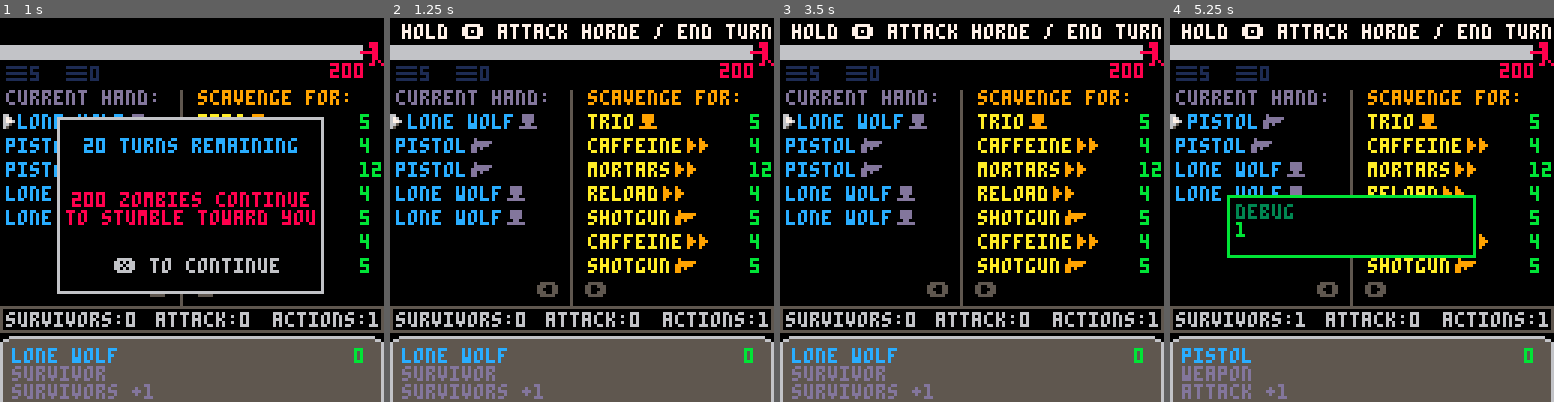
Above: before the commit, frames 1-4 (left to right).
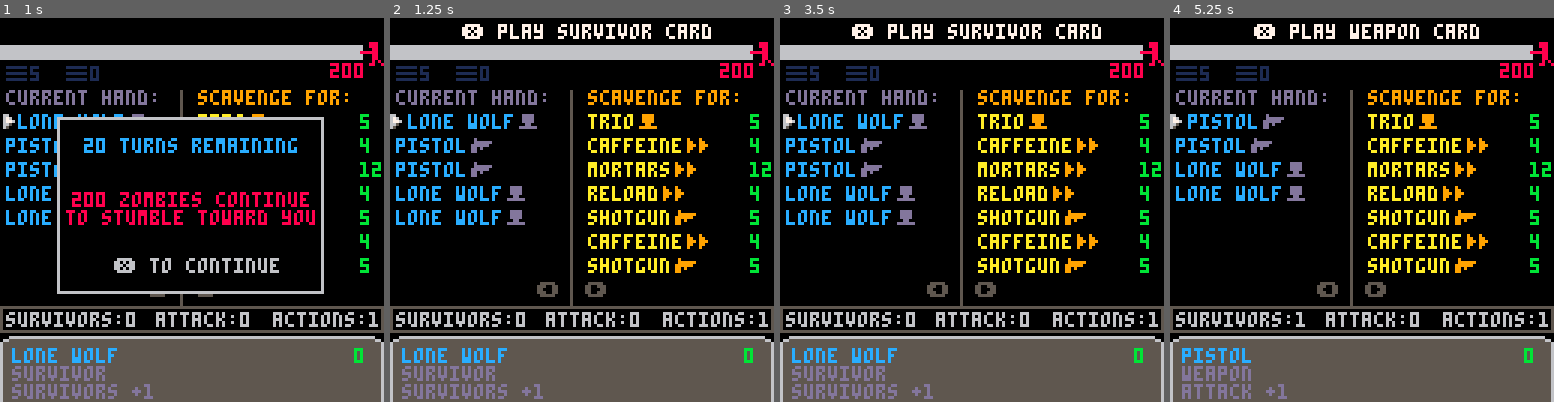
Above: after the commit, the same moments.

Repository: jeff-adams/pico8
Game: PICO-8 cartridge dev/zombie.p8
Same seed, same stepped clock (60 frames per second), same inputs: the game is played once before the commit and once after it.
Inputs:
- Up to frame 1 (1 s): tap X (X key) at 0.33 s; tap O (Z key) at 0.7 s
- Up to frame 2 (1.25 s): tap X (X key) at 1.07 s
- Up to frame 3 (3.5 s): hold Right 1.6-2.1 s; tap O (Z key) every 0.4 s from 1.7 to 3.3 s; tap X (X key) at 1.85, 2.97 s; hold Up 2.15-2.42 s; hold Right 2.47-3.03 s; hold Left from 3.08 s (still down)
- Up to frame 4 (5.25 s): release Left at 3.58 s; hold Down 3.63-3.97 s; tap O (Z key) every 0.4 s from 3.7 to 4.9 s; hold Right 4.02-4.68 s; tap X (X key) at 4.08, 5.2 s; hold Up 4.73-5.03 s; hold Left from 5.08 s (still down)

Frame 1 is identical in both runs. In frame 2, 1.1% of the frame differs, in the area x 3-100%, y 1-6%; in frame 3, 1.1%; in frame 4, 4.4%, in the area x 3-100%, y 1-63%.

Commit message:
Update zombie

Diff:
--- a/dev/zombie.p8
+++ b/dev/zombie.p8
@@ -428,7 +428,6 @@
 	if _sel>#current.cards then
 		_sel=#current.cards
 	end
-	add(debug,_sel)
 	current.card=current.cards[_sel]
 end
 
@@ -461,10 +460,10 @@
 
 function game_messages()
 	if current.cards==hand then
-		if current.card.ctype == "action" and acts>0 then
-			message="❎ play action card"
-		else
-			message="hold 🅾️ attack horde / end turn"
+		local _ctype=current.card.ctype
+		message="❎ play ".._ctype.." card"
+		if _ctype == "action" and acts<0 then
+			message="need +actions to play"
 		end
 	elseif current.card.cost<=surv then
 		message="❎ scavenge card"
